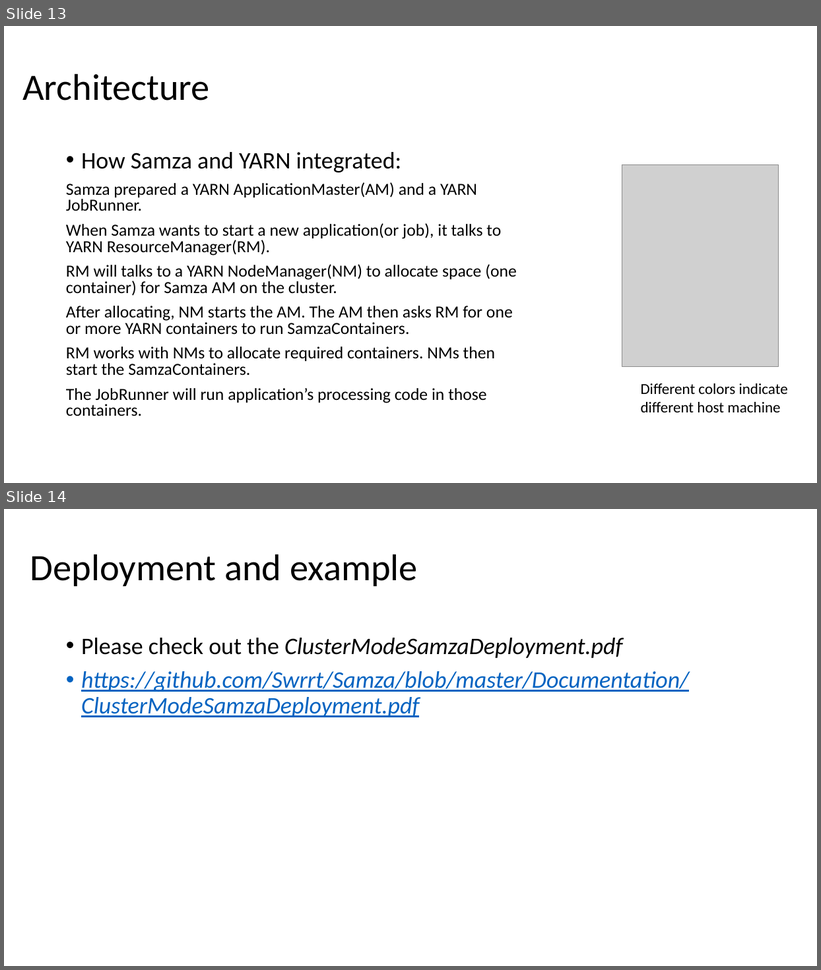
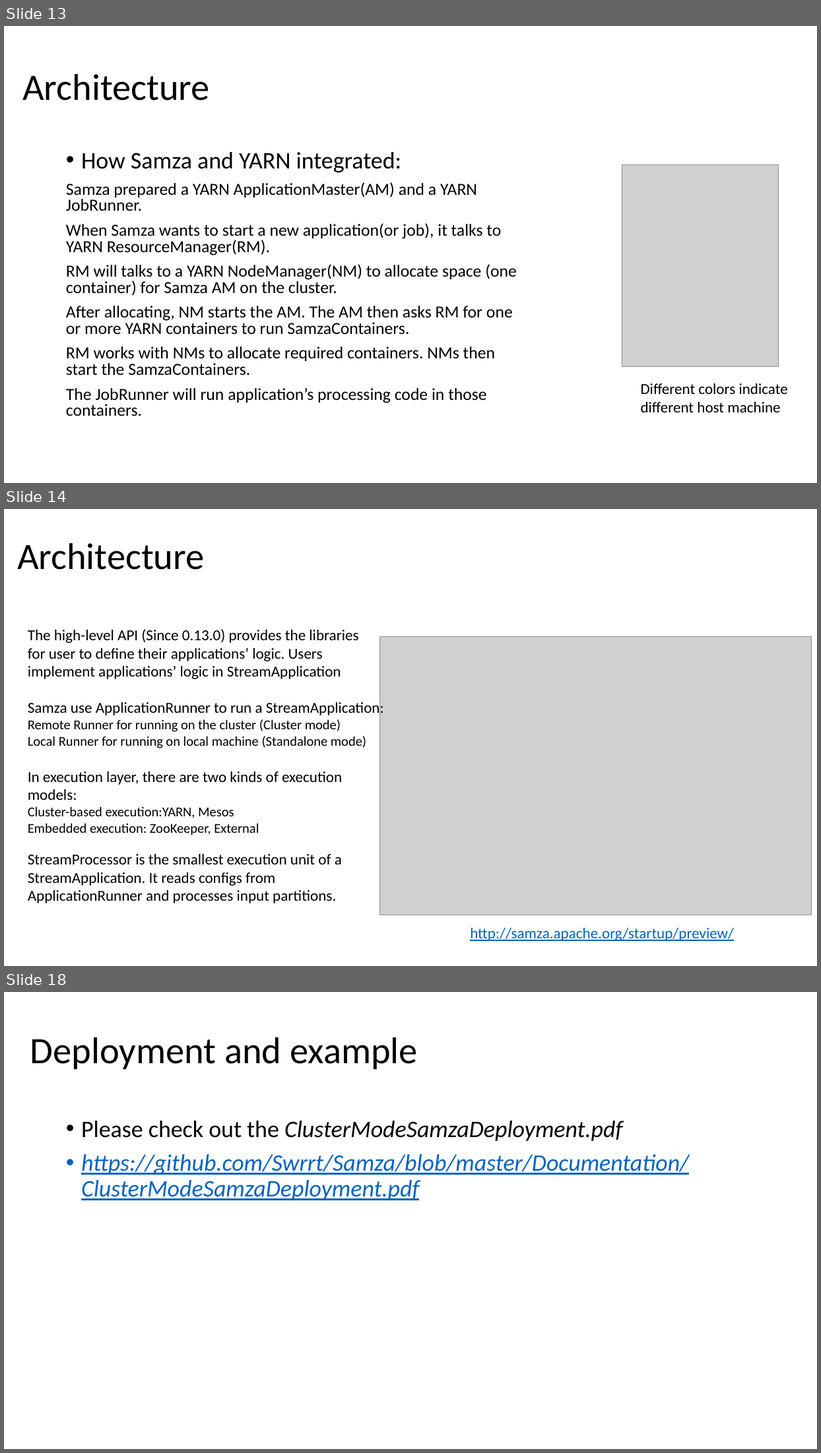
Before and after one commit to Swrrt/Samza-Documents, a slide deck: Documentation/SamzaStructure.pptx. Shown one above the other, each under a label of ours: slides 13 and 14 before the commit, slides 13, 14 and 18 after it; the slides between them are not shown. The pictures are 821x970 and 821x1453 pixels, drawn with LibreOffice and Linux fonts; fonts in the diff are those of the drawing; grey boxes stand for pictures. Boxes give left, top, right and bottom in pixels: in the first picture for what was removed or moved away, otherwise in the second. Text is boxed around its words. In the diff, an @@ line names an element or a change of style, - is before the commit and + after.

Commit message:
Reorganize the StreamGraph part for better understanding

```diff
--- a/Documentation/SamzaStructure.pptx
+++ b/Documentation/SamzaStructure.pptx
@@ slide 14 added at bbox=[4, 509, 817, 966], background #FFFFFF @@
@@ title added at bbox=[17, 543, 205, 570], 44 pt, text #000000 @@
+Architecture
@@ text added at bbox=[28, 629, 358, 679], 18 pt, text #000000 @@
+The high-level API (Since 0.13.0) provides the libraries for user to define their applications’ logic. Users implement applications’ logic in StreamApplication
@@ picture added at bbox=[380, 636, 812, 915] @@
@@ text added at bbox=[28, 700, 384, 749], 16 pt, text #000000 @@
+Samza use ApplicationRunner to run a StreamApplication:
+Remote Runner for running on the cluster (Cluster mode)
+Local Runner for running on local machine (Standalone mode)
@@ text added at bbox=[28, 772, 342, 836], 16 pt, text #000000 @@
+In execution layer, there are two kinds of execution models:
+Cluster-based execution:YARN, Mesos
+Embedded execution: ZooKeeper, External
@@ text added at bbox=[28, 854, 342, 904], 18 pt, text #000000 @@
+StreamProcessor is the smallest execution unit of a StreamApplication. It reads configs from ApplicationRunner and processes input partitions.
@@ text added at bbox=[470, 928, 734, 941], 18 pt, text #0563C1, underline @@
+http://samza.apache.org/startup/preview/
@@ what was slide 14 is now slide 18 @@
```
Also in this commit, not shown: 2 slides changed, 5 other slides added.
